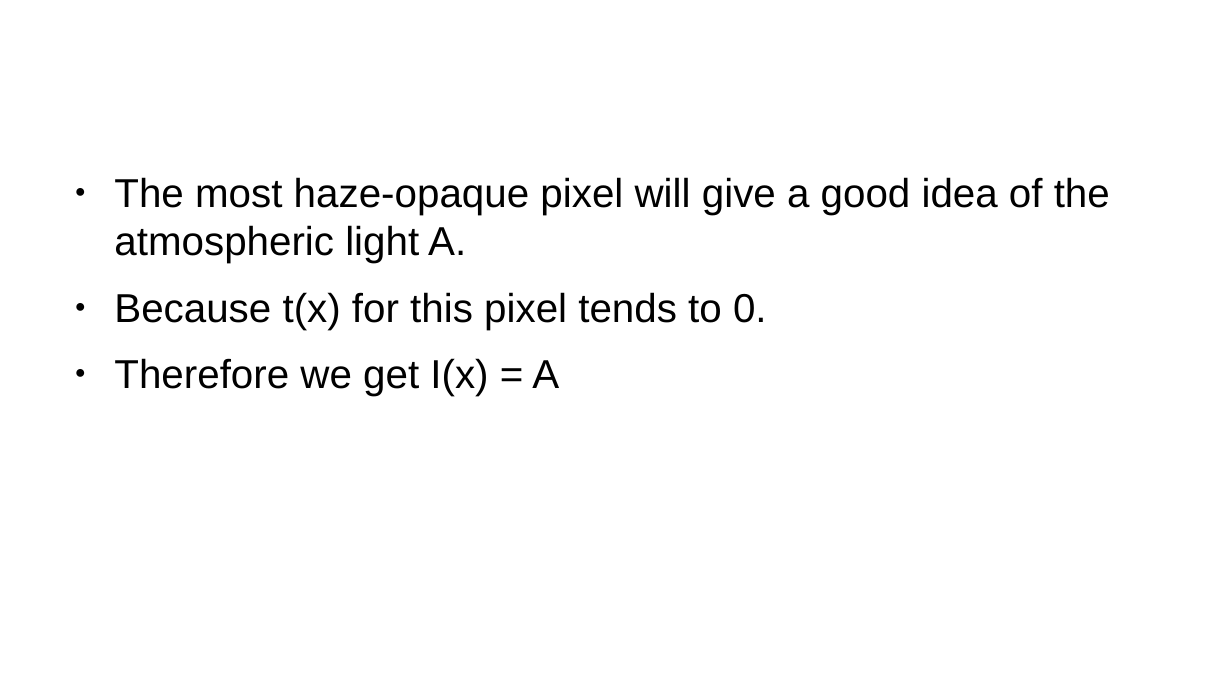
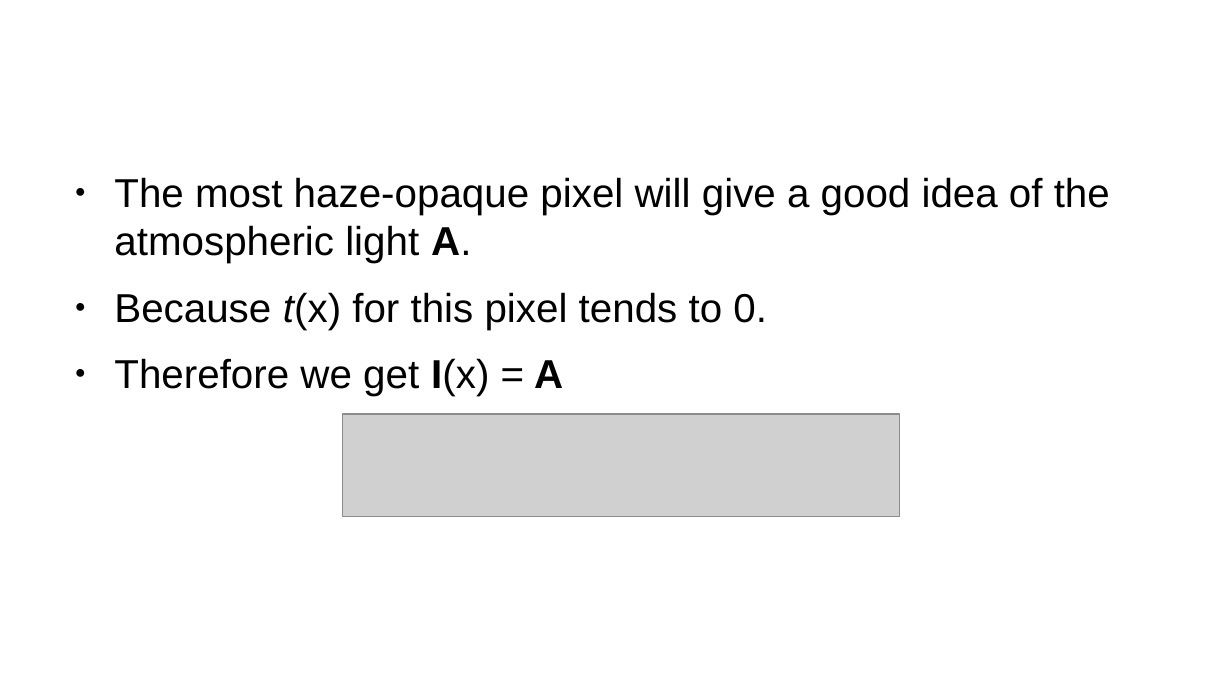
Before and after one commit to divy-kala/Single-Image-Haze-Removal-Using-Dark-Channel-Prior, a slide deck: slide 13 of singleimage.odp. Drawn at 1232x693 pixels with LibreOffice and Linux fonts; fonts in the diff are those of the drawing; grey boxes stand for pictures; background and template pictures are left out. Boxes give left, top, right and bottom in pixels: in the first picture for what was removed or moved away, otherwise in the second. Text is boxed around its words. In the diff, an @@ line names an element or a change of style, - is before the commit and + after.

```diff
--- a/singleimage.odp
+++ b/singleimage.odp
@@ text "The most haze-opaque pixel will ..." at [114, 177, 1110, 396]: bold on in "A.", "I(x) A"; italic on in "t(x)" @@
@@ picture added at [342, 414, 900, 517] @@
```
Also in this commit, not shown: 7 other slides changed, 1 other file.
